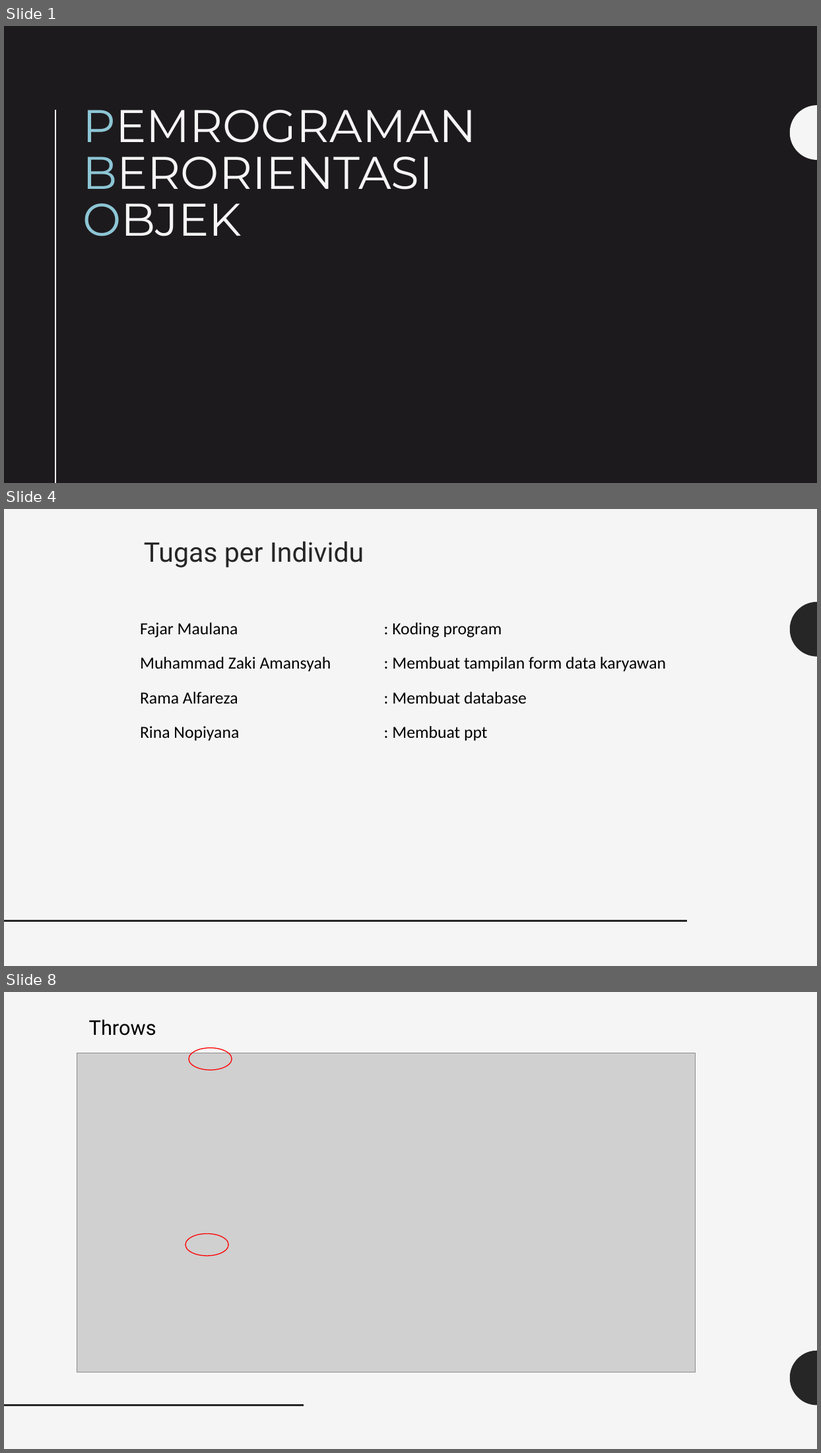
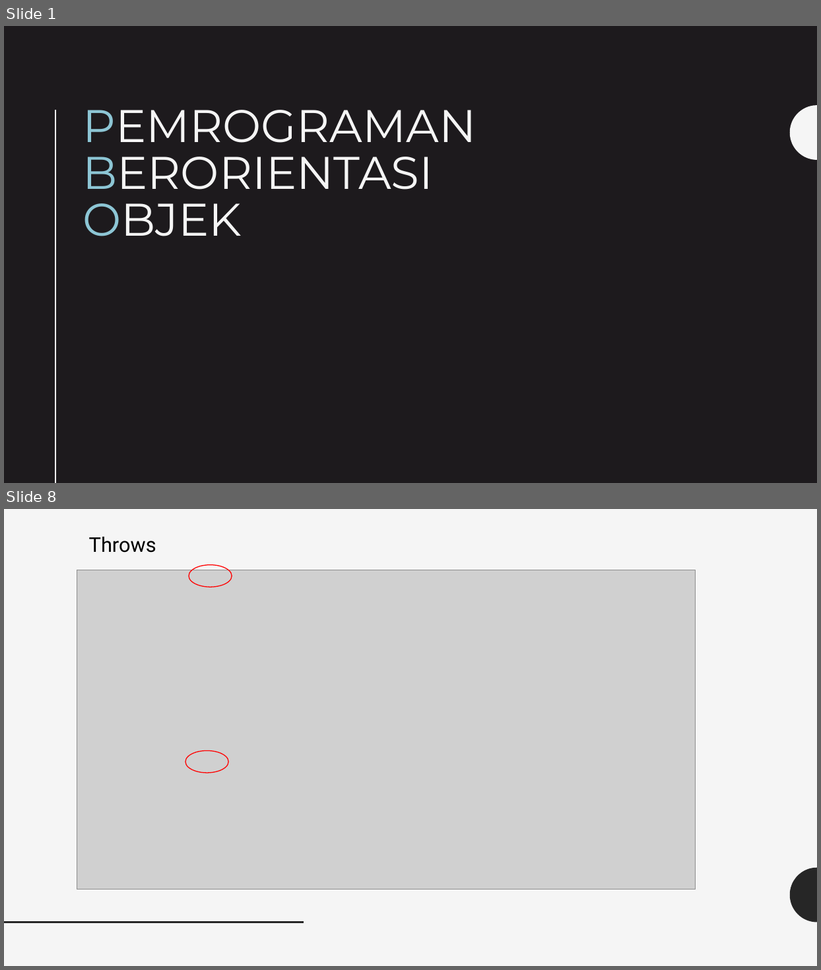
Before and after one commit to FajarMaulana123/PBO_Kelompok_6, a slide deck: TUBES PBO.pptx. Shown one above the other, each under a label of ours: slides 1, 4 and 8 before the commit, slides 1 and 8 after it; the slides between them are not shown. The pictures are 821x1453 and 821x970 pixels, drawn with LibreOffice and Linux fonts; fonts in the diff are those of the drawing; grey boxes stand for pictures. Boxes give left, top, right and bottom in pixels: in the first picture for what was removed or moved away, otherwise in the second. Text is boxed around its words. In the diff, an @@ line names an element or a change of style, - is before the commit and + after.

```diff
--- a/TUBES PBO.pptx
+++ b/TUBES PBO.pptx
@@ slide 4 removed at bbox=[4, 509, 817, 966], background #F5F5F5 @@
@@ text removed at bbox=[144, 541, 364, 568] @@
-Tugas per Individu
@@ freeform shape removed at bbox=[790, 601, 817, 657] @@
@@ title removed at bbox=[140, 623, 666, 741] @@
-Fajar Maulana : Koding program
-Muhammad Zaki Amansyah : Membuat tampilan form data karyawan
-Rama Alfareza : Membuat database
-Rina Nopiyana : Membuat ppt
@@ line removed from (687, 921) to (4, 921) @@
```
Also in this commit, not shown: 1 slide changed, 9 slides added, 4 other slides removed.
